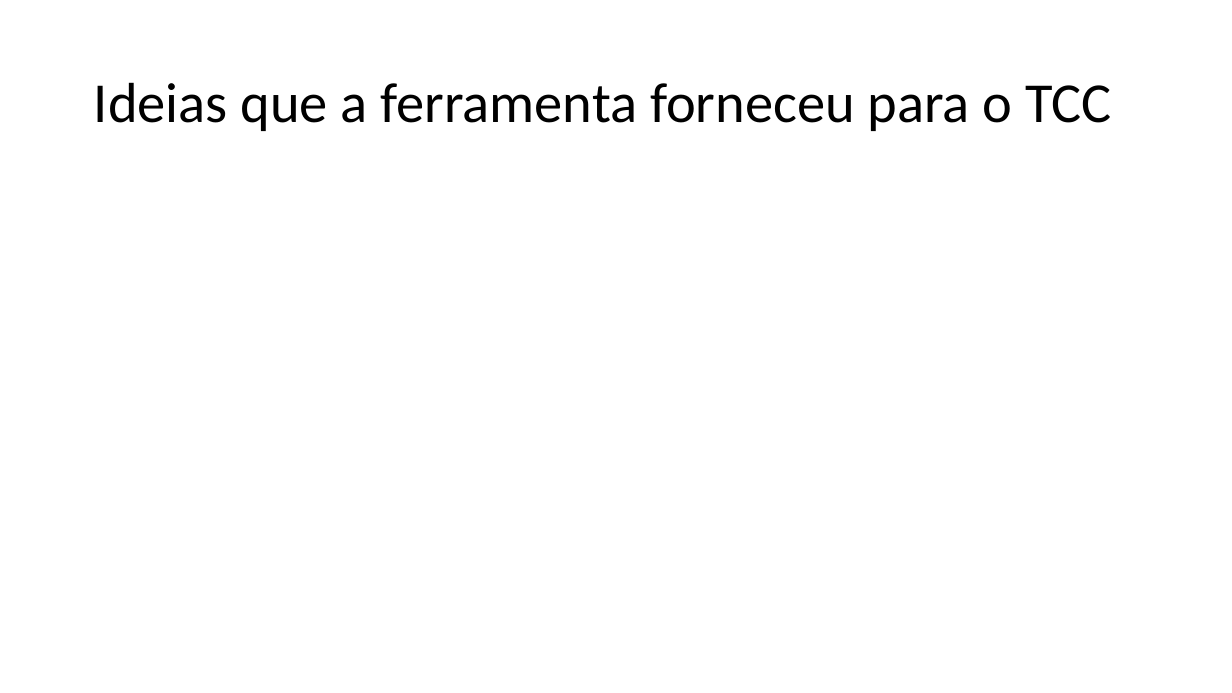
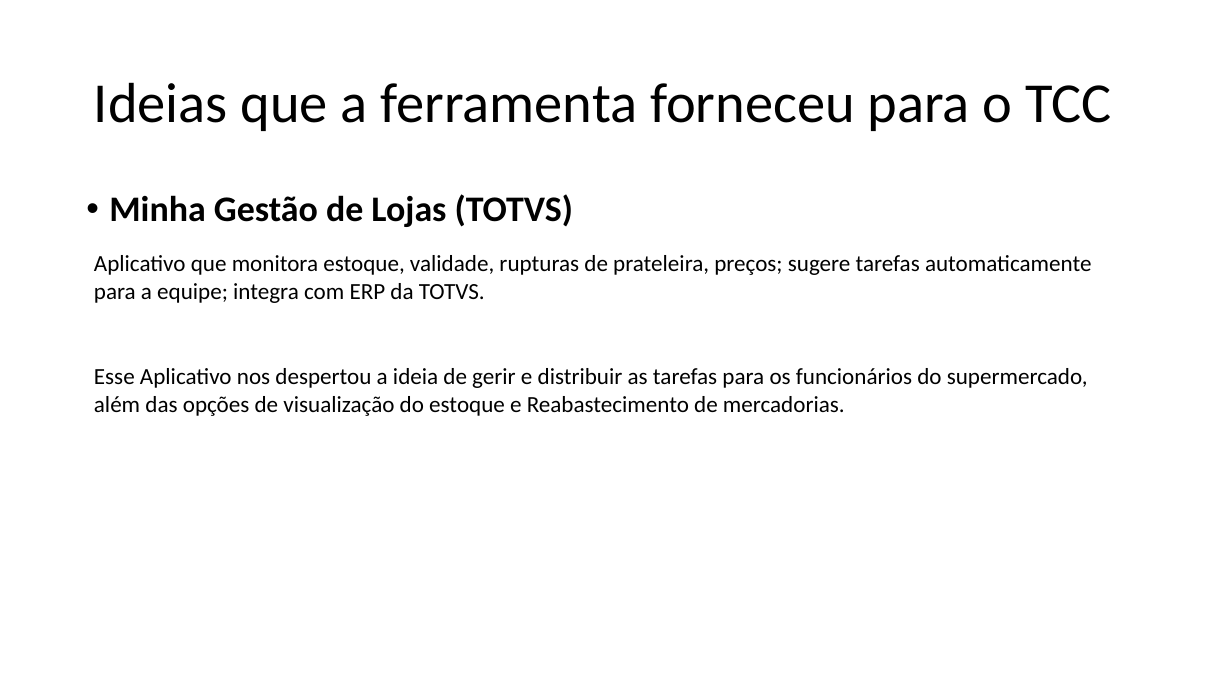
Before and after one commit to JULIOcesar353/doc-tcc-gestaoSupermercado, a slide deck: slide 3 of Arquivos para fazer/014 - Relatório softwares.pptx. Drawn at 1232x693 pixels with LibreOffice and Linux fonts; fonts in the diff are those of the drawing. Boxes give left, top, right and bottom in pixels: in the first picture for what was removed or moved away, otherwise in the second. Text is boxed around its words. In the diff, an @@ line names an element or a change of style, - is before the commit and + after.

```diff
--- a/Arquivos para fazer/014 - Relatório softwares.pptx
+++ b/Arquivos para fazer/014 - Relatório softwares.pptx
@@ text added at bbox=[109, 194, 573, 227], 28 pt, text #000000, bold @@
+• Minha Gestão de Lojas (TOTVS)
@@ table added at bbox=[85, 245, 1148, 421], 1 rows, 1 columns @@
+Aplicativo que monitora estoque, validade, rupturas de prateleira, preços; sugere tarefas automaticamente para a equipe; integra com ERP da TOTVS. / Esse Aplicativo nos despertou a ideia de gerir e distribuir as tarefas para os funcionários do supermercado, além das opções de visualização do estoque e Reabastecimento de mercadorias.
```
Also in this commit, not shown: 4 other slides changed, 16 slides removed, 1 other file.
